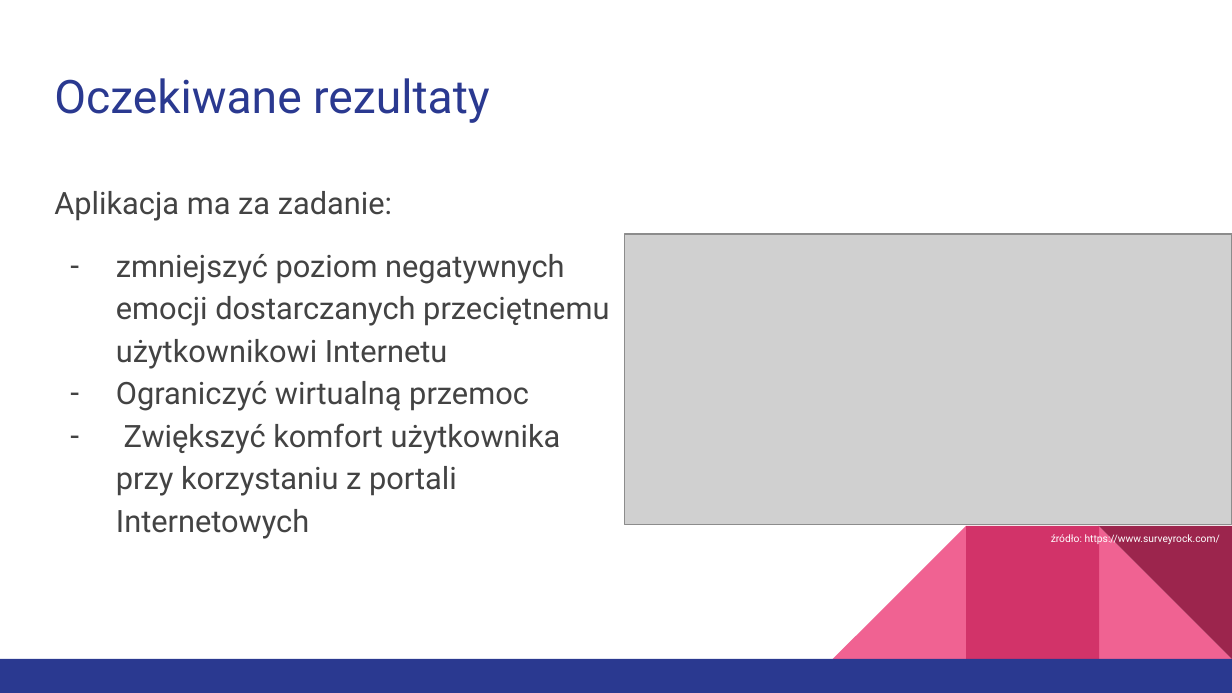
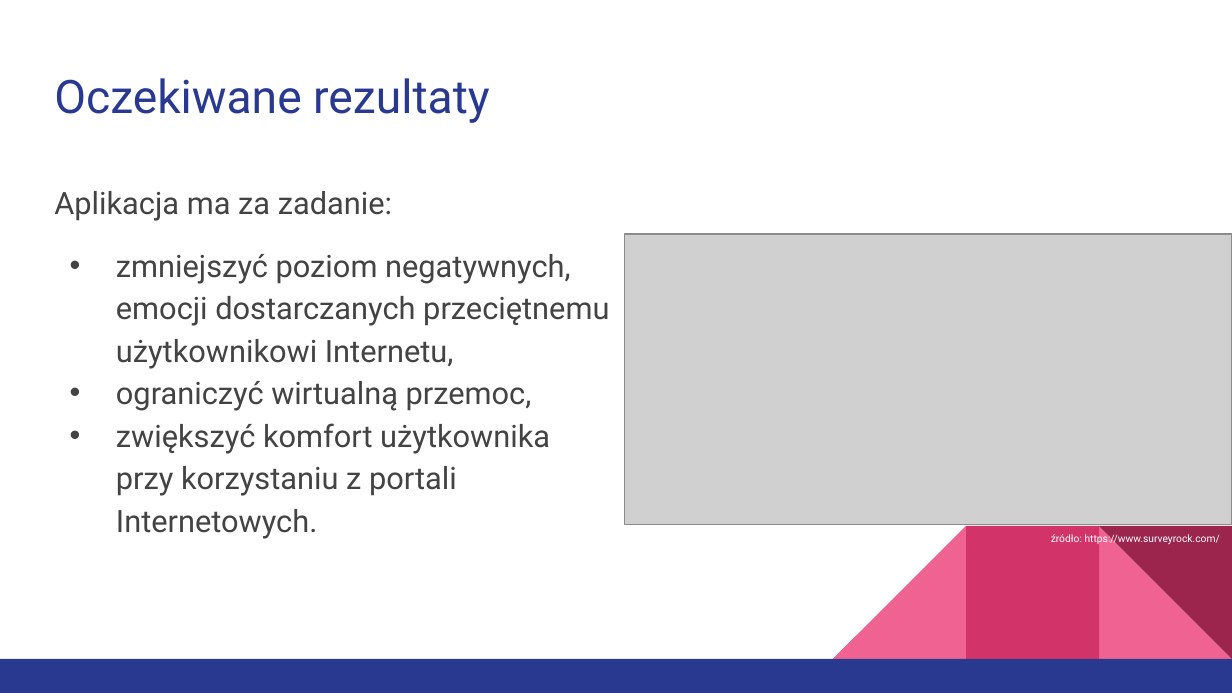
Before and after one commit to Jakub-S-K/beHappy-Ai4Youth, a slide deck: slide 6 of AI4Youth.pptx. Drawn at 1232x693 pixels with LibreOffice and Linux fonts; fonts in the diff are those of the drawing; grey boxes stand for pictures. Boxes give left, top, right and bottom in pixels: in the first picture for what was removed or moved away, otherwise in the second. Text is boxed around its words. In the diff, an @@ line names an element or a change of style, - is before the commit and + after.

```diff
--- a/AI4Youth.pptx
+++ b/AI4Youth.pptx
@@ text at (116, 254, 609, 539): text changed @@
-– zmniejszyć poziom negatywnych emocji dostarczanych przeciętnemu użytkownikowi Internetu
-– Ograniczyć wirtualną przemoc
-– Zwiększyć komfort użytkownika przy korzystaniu z portali Internetowych
+• zmniejszyć poziom negatywnych, emocji dostarczanych przeciętnemu użytkownikowi Internetu,
+• ograniczyć wirtualną przemoc,
+• zwiększyć komfort użytkownika przy korzystaniu z portali Internetowych.
```
Also in this commit, not shown: 6 other slides changed.
